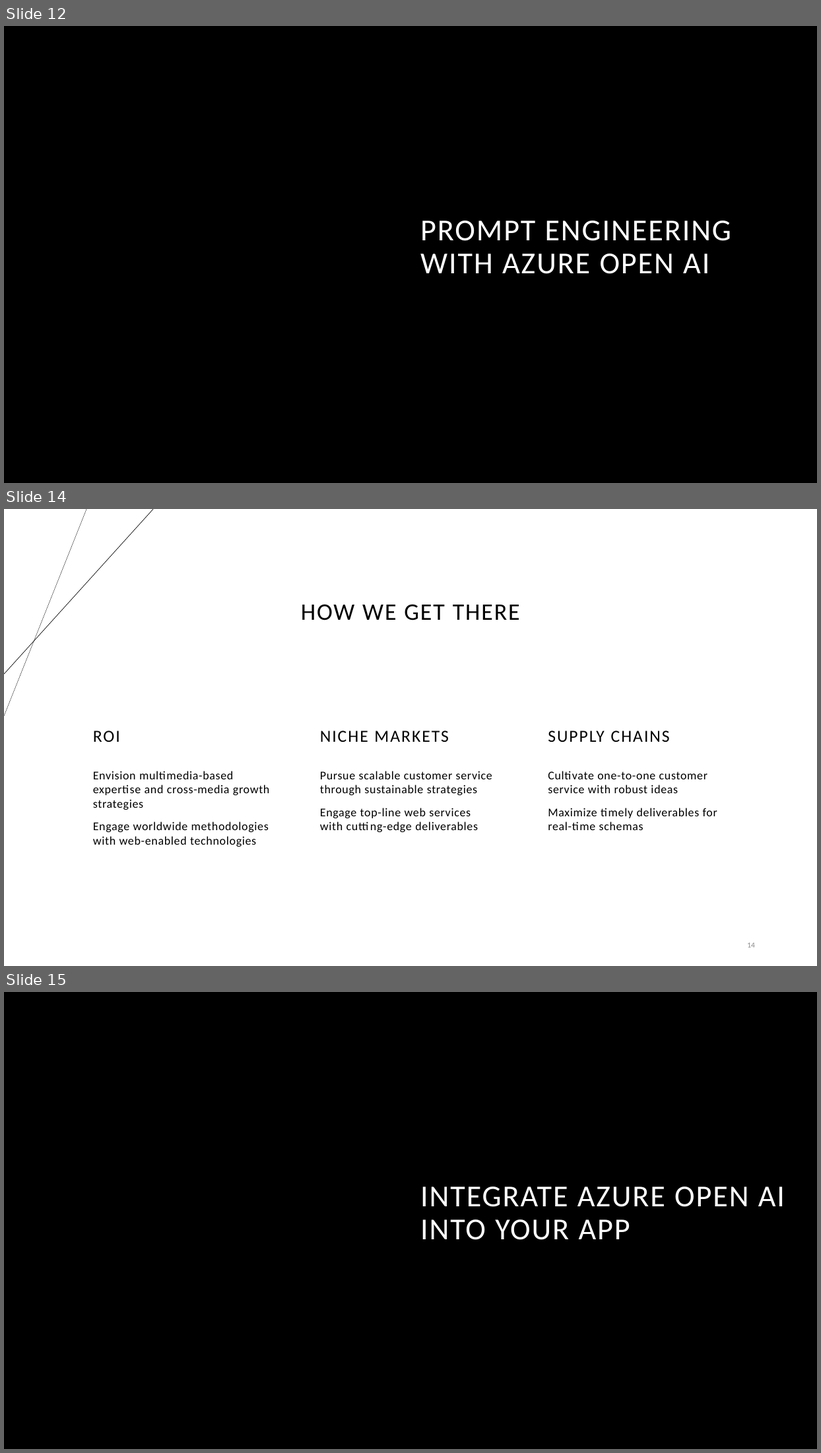
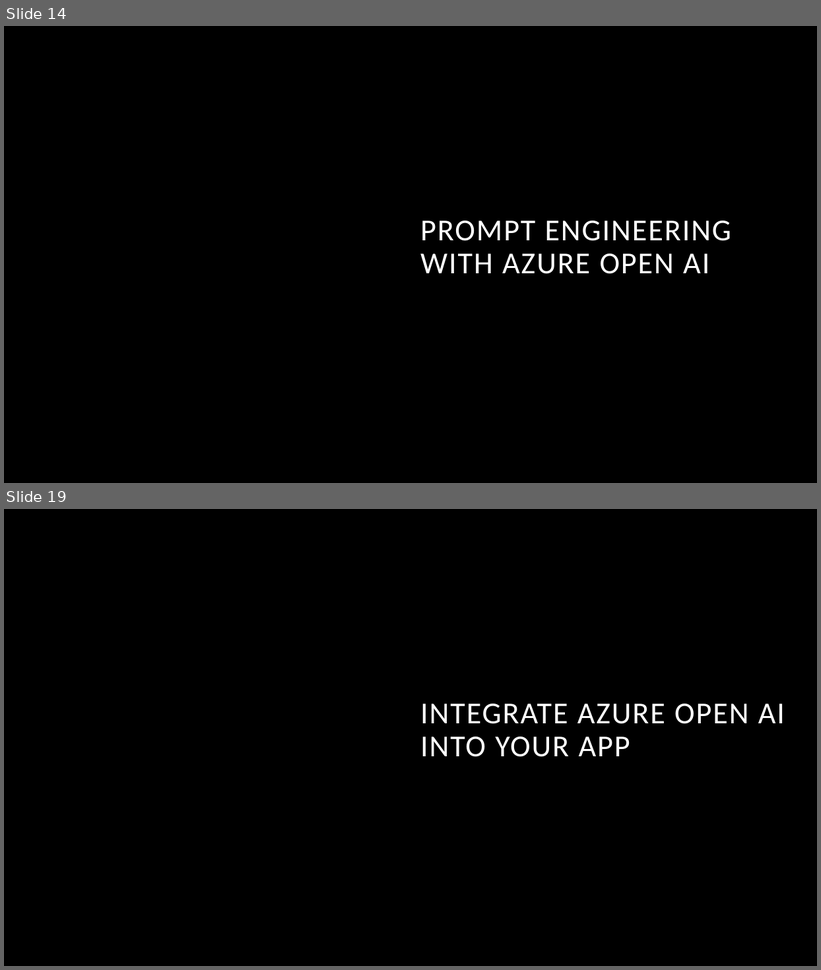
Before and after one commit to sujoy-saha/Develop-AI-solutions-with-Azure-AI, a slide deck: 6. Develop AI solutions with Azure OpenAI/Develop AI solutions with Azure OpenAI.pptx. Shown one above the other, each under a label of ours: slides 12, 14 and 15 before the commit, slides 14 and 19 after it; the slides between them are not shown. The pictures are 821x1453 and 821x970 pixels, drawn with LibreOffice and Linux fonts; fonts in the diff are those of the drawing; background and template pictures are left out. Boxes give left, top, right and bottom in pixels: in the first picture for what was removed or moved away, otherwise in the second. Text is boxed around its words. In the diff, an @@ line names an element or a change of style, - is before the commit and + after.

```diff
--- a/6. Develop AI solutions with Azure OpenAI/Develop AI solutions with Azure OpenAI.pptx
+++ b/6. Develop AI solutions with Azure OpenAI/Develop AI solutions with Azure OpenAI.pptx
@@ slide 14 removed at (4,509,817,966), background #FFFFFF @@
@@ line removed from (86, 509) to (4, 716) @@
@@ line removed from (153, 509) to (4, 674) @@
@@ title removed at (301,604,520,621) @@
-HOW WE GET THERE
@@ text removed at (93,731,120,742) @@
-ROI
@@ text removed at (320,731,448,742) @@
-NICHE MARKETS
@@ text removed at (548,731,670,742) @@
-SUPPLY CHAINS
@@ text removed at (93,771,269,847) @@
-Envision multimedia-based expertise and cross-media growth strategies
-Engage worldwide methodologies with web-enabled technologies
@@ text removed at (320,771,492,832) @@
-Pursue scalable customer service through sustainable strategies
-Engage top-line web services with cutting-edge deliverables
@@ text removed at (548,771,717,830) @@
-Cultivate one-to-one customer service with robust ideas
-Maximize timely deliverables for real-time schemas
@@ page number removed at (747,943,755,948) @@
-14
@@ what was slide 12 is now slide 14 @@
@@ what was slide 15 is now slide 19 @@
```
Also in this commit, not shown: 9 slides added, 4 other slides removed, 5 other files.
